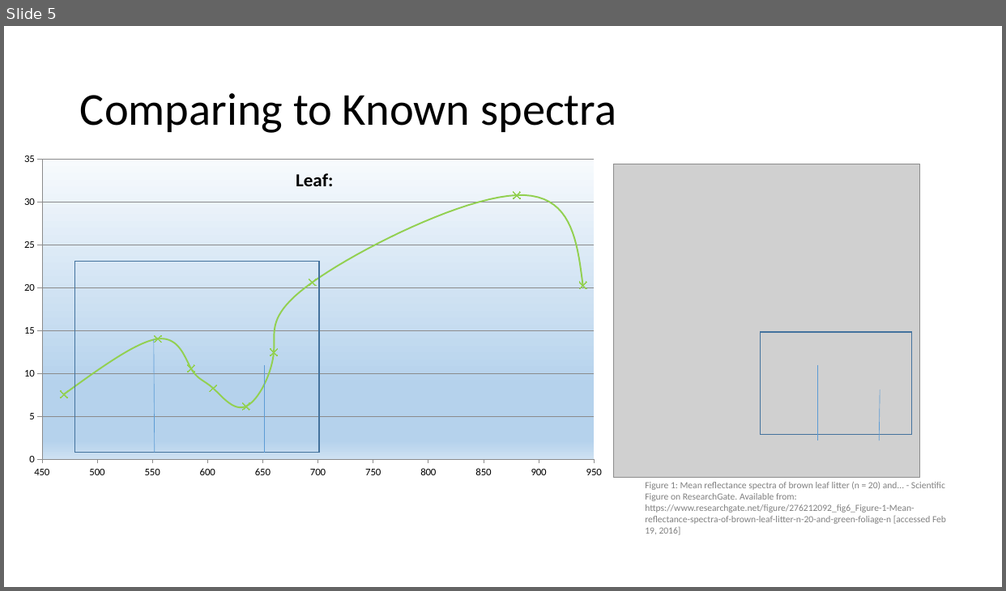
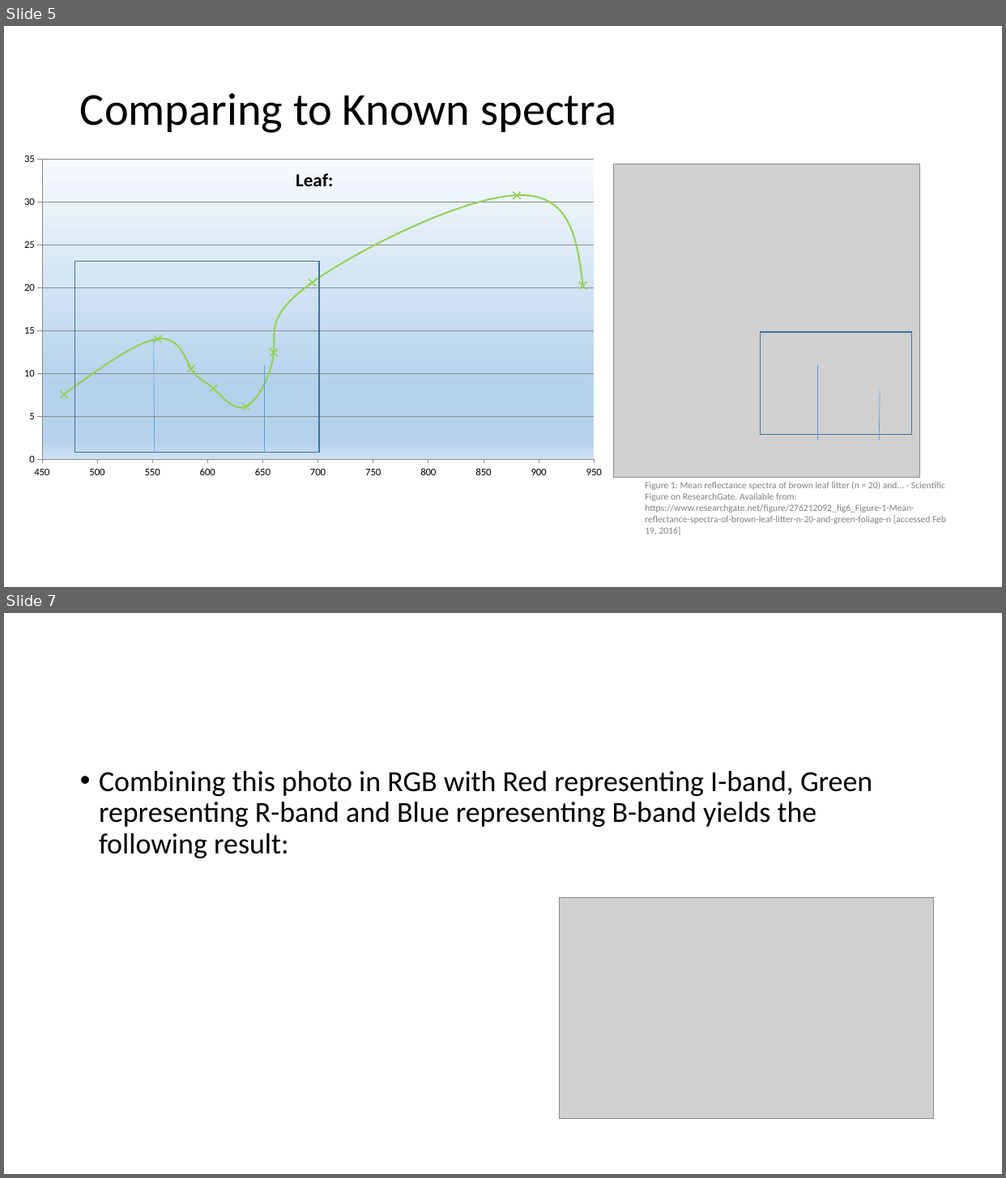
Before and after one commit to Group19-SecondYearProjects/MoonSpectroscopy, a slide deck: Spectra.of.the.Moon.using.a.Robotic.Telescope.pptx. Shown one above the other, each under a label of ours: slide 5 before the commit, slides 5 and 7 after it; the slides between them are not shown. The pictures are 1006x591 and 1006x1178 pixels, drawn with LibreOffice and Linux fonts; fonts in the diff are those of the drawing; grey boxes stand for pictures. Boxes give left, top, right and bottom in pixels: in the first picture for what was removed or moved away, otherwise in the second. Text is boxed around its words. In the diff, an @@ line names an element or a change of style, - is before the commit and + after.

Commit message:
Add slides with toms images from doc

```diff
--- a/Spectra.of.the.Moon.using.a.Robotic.Telescope.pptx
+++ b/Spectra.of.the.Moon.using.a.Robotic.Telescope.pptx
@@ slide 7 added at bbox=[4, 613, 1002, 1174], background #FFFFFF @@
@@ text added at bbox=[99, 771, 872, 858], 28 pt, text #000000 @@
+• Combining this photo in RGB with Red representing I-band, Green representing R-band and Blue representing B-band yields the following result:
@@ picture added at bbox=[560, 898, 934, 1119] @@
```
Also in this commit, not shown: 2 other slides added.
